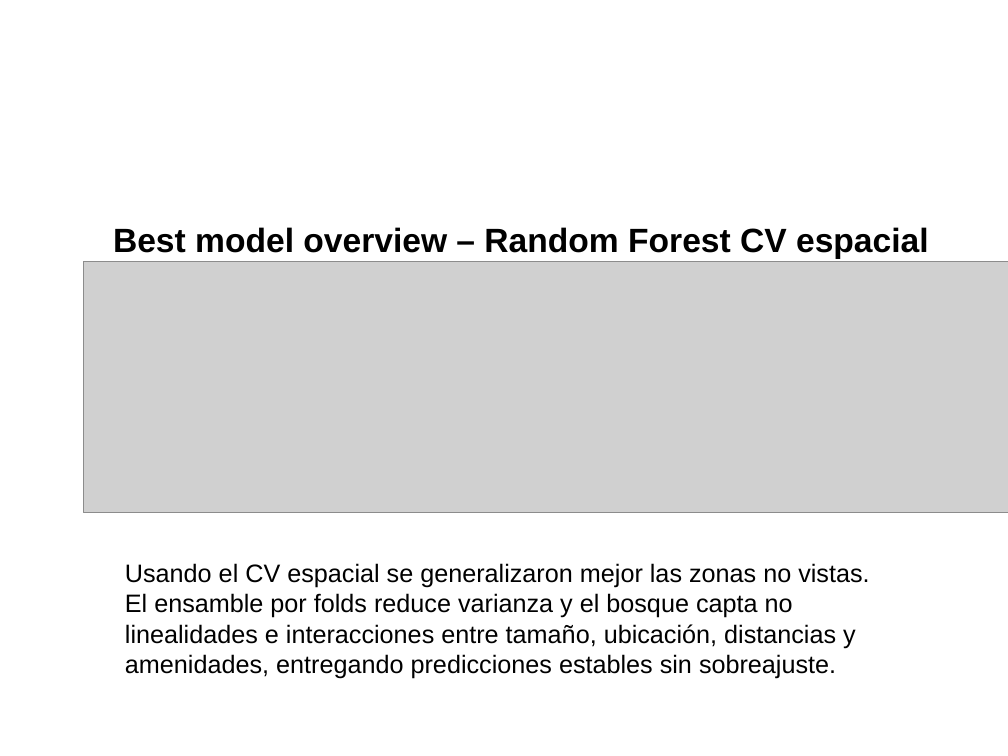
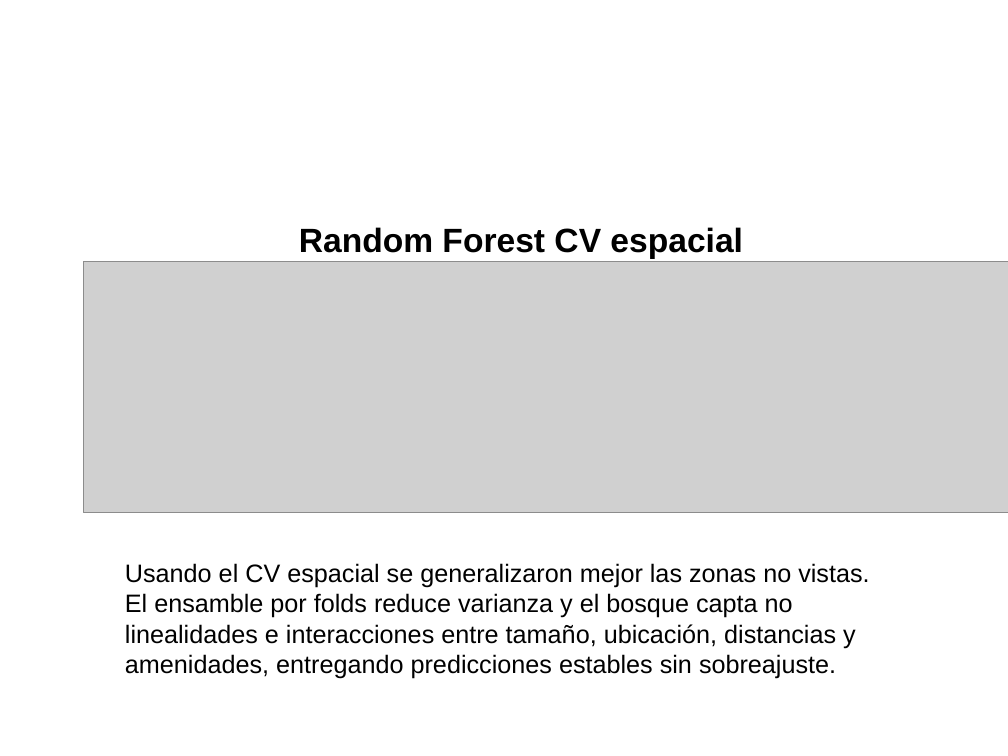
Before and after one commit to zoliverot/Taller3_Making-Money-with-ML, a slide deck: slide 3 of reports/slides/best_equipo_08.pptx (slide 2 before the commit). Drawn at 1008x756 pixels with LibreOffice and Linux fonts; fonts in the diff are those of the drawing; grey boxes stand for pictures; background and template pictures are left out. Boxes give left, top, right and bottom in pixels: in the first picture for what was removed or moved away, otherwise in the second. Text is boxed around its words. In the diff, an @@ line names an element or a change of style, - is before the commit and + after.

Commit message:
slides best_model

```diff
--- a/reports/slides/best_equipo_08.pptx
+++ b/reports/slides/best_equipo_08.pptx
@@ title at (x1=299, y1=227, x2=743, y2=259): text changed @@
-Best model overview – Random Forest CV espacial
+Random Forest CV espacial
```
Also in this commit, not shown: 1 slide added, 2 slides removed.
